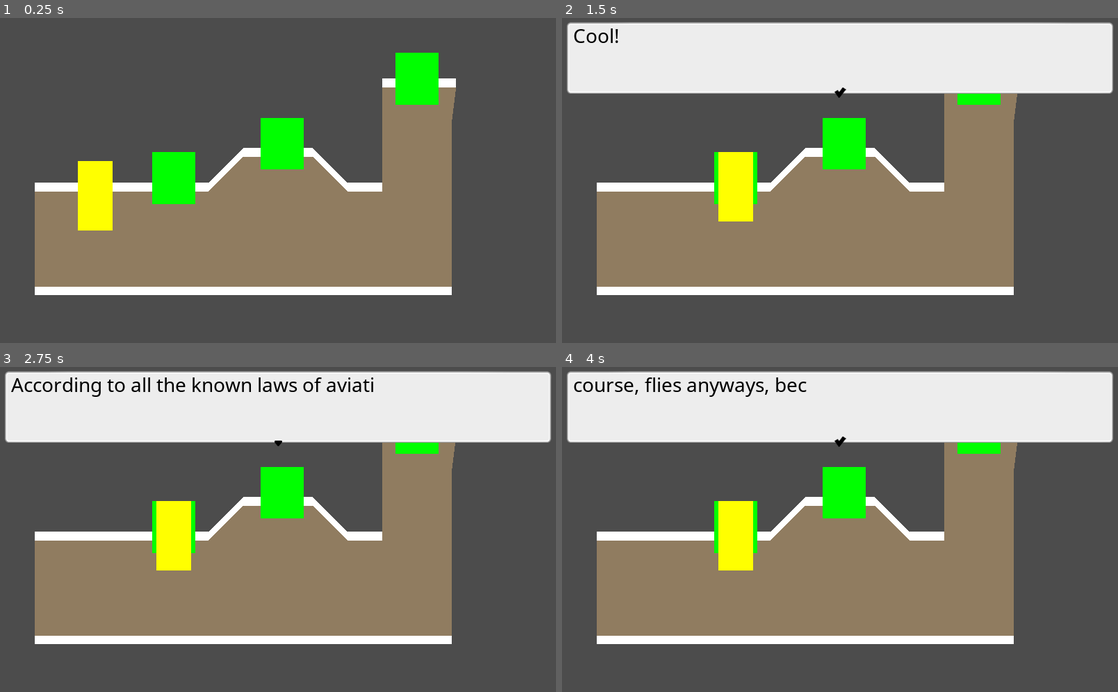
Above: before the commit, frames 1-4 (two rows, left to right).
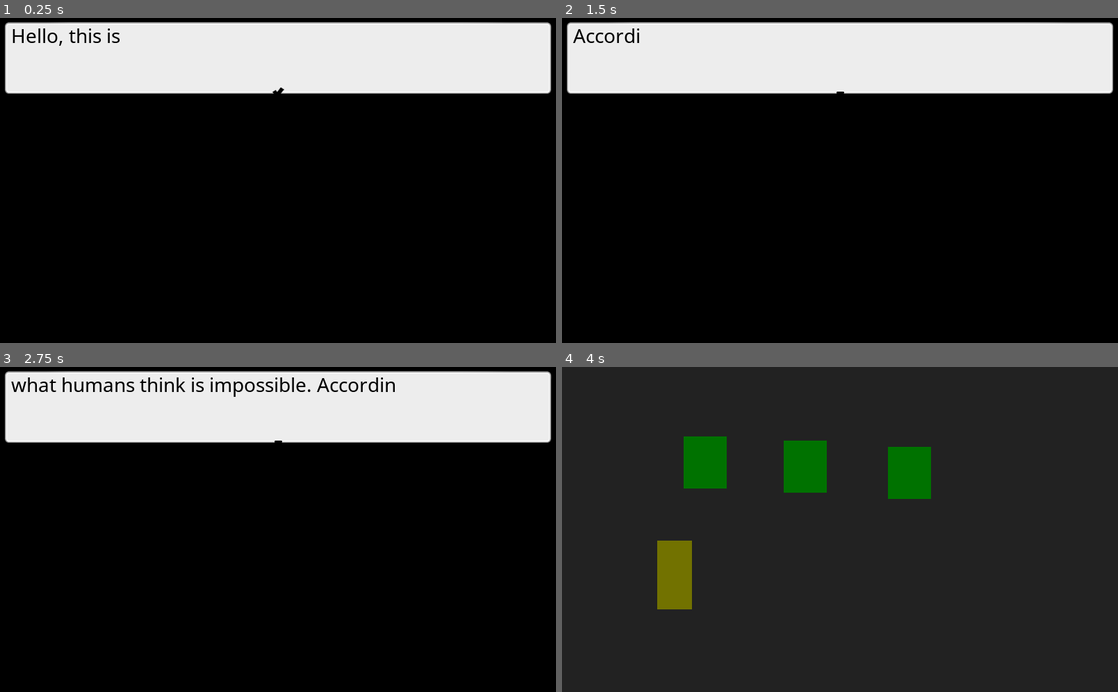
Above: after the commit, the same moments.

Repository: Jellonator/ya-like-jas
Game: Godot game, scene res://World/Level.tscn
Two runs of this game, one before a commit and one after it. Both use one fixed random seed, a clock stepped at 60 frames per second and the inputs below. Before the commit the project starts from res://World/Test.tscn. Sound files missing from this copy of the repository are replaced by a short silence.
Inputs (mouse positions are in pixels of both pictures, inside the frame that each line leads up to):
- Up to frame 1 (0.25 s): no input
- Up to frame 2 (1.5 s): move the mouse to (734, 177) at 0.52 s; press the mouse at (734, 177) at 0.53 s; move the mouse to (845, 144) at 1.27 s; release the mouse at (845, 144) at 1.28 s; click (845, 144) at 1.35 s
- Up to frame 3 (2.75 s): move the mouse to (417, 428) at 2.02 s; press the mouse at (417, 428) at 2.03 s
- Up to frame 4 (4 s): move the mouse to (812, 594) at 2.77 s; release the mouse at (812, 594) at 2.78 s; click (812, 594) at 2.85 s; move the mouse to (1006, 578) at 3.52 s; press the mouse at (1006, 578) at 3.53 s

The runs differ from the first frame. In frame 1, 100% of the frame differs, in the area x 0-100%, y 0-100%; in frame 2, 79%; in frame 3, 80%; in frame 4, 100%.

Commit message:
Created scene that will become the actual level later

Diff:
--- a/Global/DialogueViewer.gd
+++ b/Global/DialogueViewer.gd
@@ -9,6 +9,14 @@
 var num_lines := 0
 var num_visible_at_line := []
 var is_in_option := false
+var fade := 0.0 setget set_fade, get_fade
+
+func set_fade(value: float):
+	fade = value
+	$Polygon2D.modulate = Color(0, 0, 0, value)
+
+func get_fade() -> float:
+	return fade
 
 onready var node_label: RichTextLabel = $Display/Label
 onready var node_disp: Control = $Display
--- a/Global/DialogueViewer.tscn
+++ b/Global/DialogueViewer.tscn
@@ -9,6 +9,11 @@
 
 [node name="DialogueViewer" type="CanvasLayer"]
 script = ExtResource( 1 )
+
+[node name="Polygon2D" type="Polygon2D" parent="."]
+modulate = Color( 1, 1, 1, 0 )
+color = Color( 0, 0, 0, 1 )
+polygon = PoolVector2Array( -32, -32, 1100, -36, 1076, 640, -48, 664 )
 
 [node name="Display" type="Control" parent="."]
 anchor_right = 1.0
--- a/Object/Interact/InteractableObjectBase.gd
+++ b/Object/Interact/InteractableObjectBase.gd
@@ -6,6 +6,8 @@
 export(int) var priority := 0
 export(Vector2) var position_offset := Vector2(0, 32) setget set_position_offset, get_position_offset
 var speech_data;
+
+signal dialogue_finished();
 
 func set_position_offset(value: Vector2):
 	position_offset = value
@@ -142,7 +144,9 @@
 	if Engine.editor_hint:
 		return
 	load_speech()
-	if not activate_on_load:
+	if activate_on_load:
+		interact()
+	else:
 		connect("mouse_entered", self, "_on_mouse_entered")
 		connect("mouse_exited", self, "_on_mouse_exited")
 
@@ -158,7 +162,10 @@
 	GameData.remove_moused_object(self)
 
 func interact():
-	do_speech_part(speech_data)
+	var co = do_speech_part(speech_data)
+	if co is GDScriptFunctionState:
+		yield(co, "completed")
+	emit_signal("dialogue_finished")
 
 func get_target_location() -> Vector2:
 	return to_global(position_offset)
--- /dev/null
+++ b/World/Level.gd
@@ -0,0 +1,16 @@
+extends "res://World/LevelBase.gd"
+
+var target_fade := 1.0
+
+# Called when the node enters the scene tree for the first time.
+func _ready():
+	DialogueViewer.fade = 1.0
+
+func _on_Initialize_dialogue_finished():
+	target_fade = 0.0
+
+func _physics_process(delta):
+	if target_fade > DialogueViewer.fade:
+		DialogueViewer.fade = clamp(DialogueViewer.fade + delta, 0.0, 1.0)
+	elif target_fade < DialogueViewer.fade:
+		DialogueViewer.fade = clamp(DialogueViewer.fade - delta, 0.0, 1.0)
--- /dev/null
+++ b/World/Level.tscn
@@ -0,0 +1,36 @@
+[gd_scene load_steps=5 format=2]
+
+[ext_resource path="res://World/Level.gd" type="Script" id=1]
+[ext_resource path="res://Object/Interact/TestNPC.tscn" type="PackedScene" id=2]
+[ext_resource path="res://Object/Player/Player.tscn" type="PackedScene" id=3]
+
+[sub_resource type="NavigationPolygon" id=1]
+vertices = PoolVector2Array( 108, 500, 124, 156, 852, 180, 880, 512 )
+polygons = [ PoolIntArray( 0, 1, 2, 3 ) ]
+outlines = [ PoolVector2Array( 108, 500, 124, 156, 852, 180, 880, 512 ) ]
+
+[node name="Level" type="Navigation2D"]
+script = ExtResource( 1 )
+
+[node name="Initialize" parent="." instance=ExtResource( 2 )]
+visible = false
+position = Vector2( -192, 132 )
+activate_on_load = true
+
+[node name="NavigationPolygonInstance" type="NavigationPolygonInstance" parent="."]
+navpoly = SubResource( 1 )
+
+[node name="YSort" type="YSort" parent="."]
+
+[node name="Player" parent="YSort" instance=ExtResource( 3 )]
+position = Vector2( 208, 424 )
+
+[node name="TestNPC" parent="YSort" instance=ExtResource( 2 )]
+position = Vector2( 264, 200 )
+
+[node name="TestNPC2" parent="YSort" instance=ExtResource( 2 )]
+position = Vector2( 448, 208 )
+
+[node name="TestNPC3" parent="YSort" instance=ExtResource( 2 )]
+position = Vector2( 640, 220 )
+[connection signal="dialogue_finished" from="Initialize" to="." method="_on_Initialize_dialogue_finished"]
--- a/World/Test.tscn
+++ b/World/Test/Test.tscn
@@ -1,9 +1,9 @@
 [gd_scene load_steps=6 format=2]
 
-[ext_resource path="res://Object/Player/Player.tscn" type="PackedScene" id=1]
+[ext_resource path="res://Assets/8-bit Detective.wav" type="AudioStream" id=1]
 [ext_resource path="res://World/LevelBase.gd" type="Script" id=2]
-[ext_resource path="res://Object/Interact/TestNPC.tscn" type="PackedScene" id=3]
-[ext_resource path="res://Assets/8-bit Detective.wav" type="AudioStream" id=4]
+[ext_resource path="res://Object/Player/Player.tscn" type="PackedScene" id=3]
+[ext_resource path="res://Object/Interact/TestNPC.tscn" type="PackedScene" id=4]
 
 [sub_resource type="NavigationPolygon" id=1]
 vertices = PoolVector2Array( 704, 128, 840, 128, 832, 192, 704, 320, 832, 320, 64, 512, 64, 320, 384, 320, 832, 512, 448, 256, 640, 320, 576, 256 )
--- a/project.godot
+++ b/project.godot
@@ -16,7 +16,7 @@
 [application]
 
 config/name="Ya like JAS"
-run/main_scene="res://World/Test.tscn"
+run/main_scene="res://World/Level.tscn"
 config/icon="res://icon.png"
 
 [autoload]
Not shown: 2 places in World/Test/Test.tscn that only renumber resources
